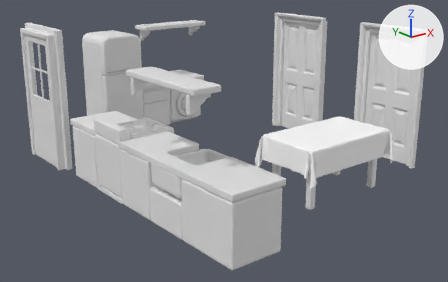
The FBX model Assets/Prefabs/Kitchen/Kitchen.fbx: old version first, new version second.
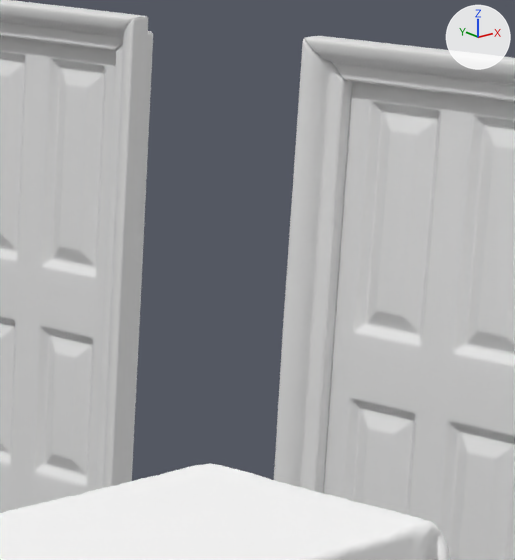
The first picture shows the older version from a 50 mm camera at (-6.32, -10.94, 4.95) aimed at (2.5, 0.08, 0.54). The close-ups show the older and then the newer version on the part from 66% to 91% of the width and 5% to 49% of the height of that picture. Only the edits that show in the close-ups are written down. The axes (+X, +Y, +Z) are drawn at upper right. The lights are the same throughout. Where no turn or scale is listed for an object, it has been applied to the vertices.
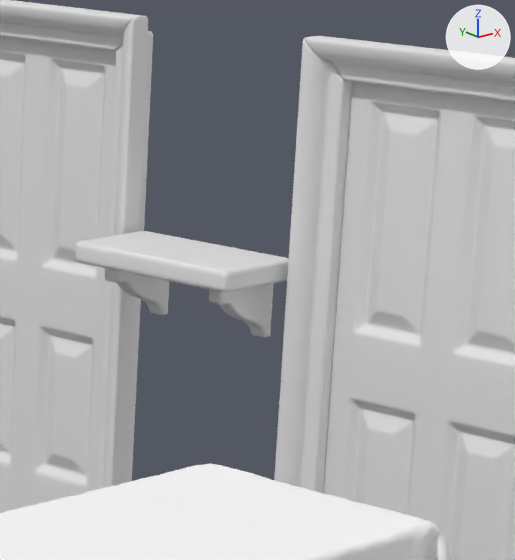
What differs and where, as boxes (x1, y1, x2, y2) in the close-ups (515 x 560 px):
```json
{"object": "Cube.045", "change": "added", "after": [76, 231, 289, 292]}
{"object": "Cube.048", "change": "added", "after": [105, 268, 273, 338]}
```

Scene script edits in JSON lines:
```json
{"op": "add", "block": "me_cube_096", "code": ["me_cube_096 = bpy.data.meshes.new('Cube.096')", "me_cube_096.from_pydata(...)  # 96 vertices, 98 faces; spans x -0.285..0.285, y -0.557..0.557, z -0.12..0.0", "me_cube_096.materials.append(mat_clay)  # white #e7e7e7"]}
{"op": "add", "block": "me_cube_099", "code": ["me_cube_099 = bpy.data.meshes.new('Cube.099')", "me_cube_099.from_pydata(...)  # 580 vertices, 582 faces; spans x 0.2..0.642, y 1.02..1.886, z -0.251..0.088", "me_cube_099.materials.append(mat_clay)  # white #e7e7e7"]}
{"op": "add", "block": "ob_cube_045", "code": ["ob_cube_045 = bpy.data.objects.new('Cube.045', me_cube_096)", "ob_cube_045.location = (5.547, -0.545, 1.994)"]}
{"op": "add", "block": "ob_cube_048", "code": ["ob_cube_048 = bpy.data.objects.new('Cube.048', me_cube_099)", "ob_cube_048.location = (5.181, -1.998, 1.787)"]}
```
